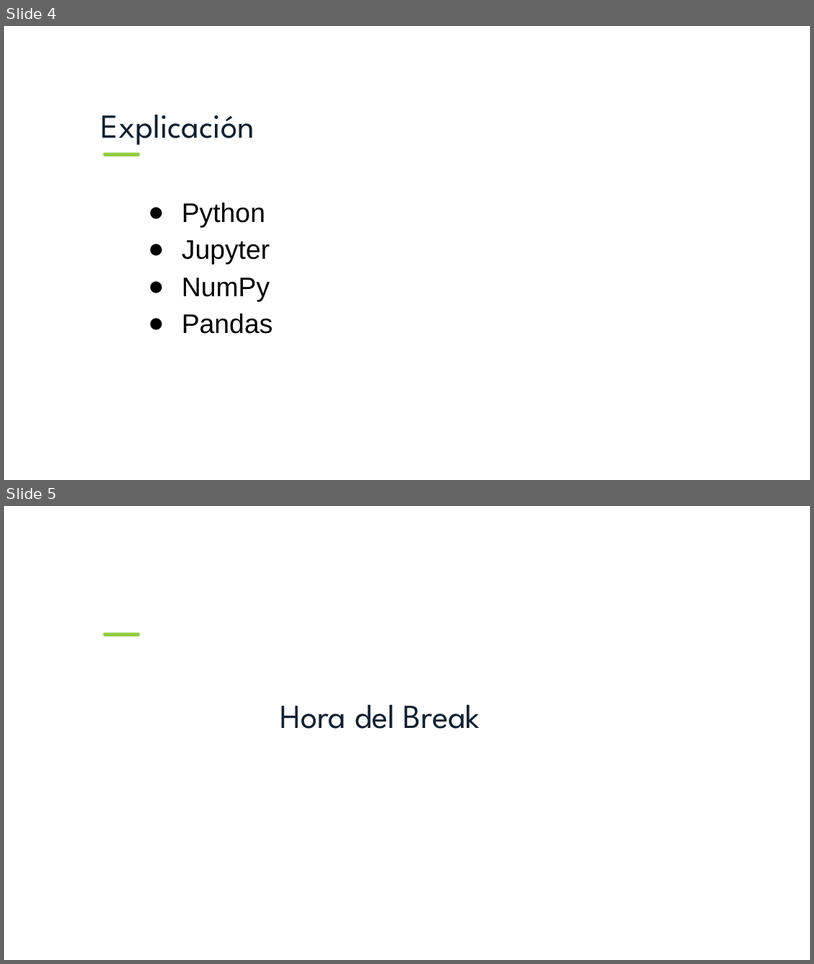
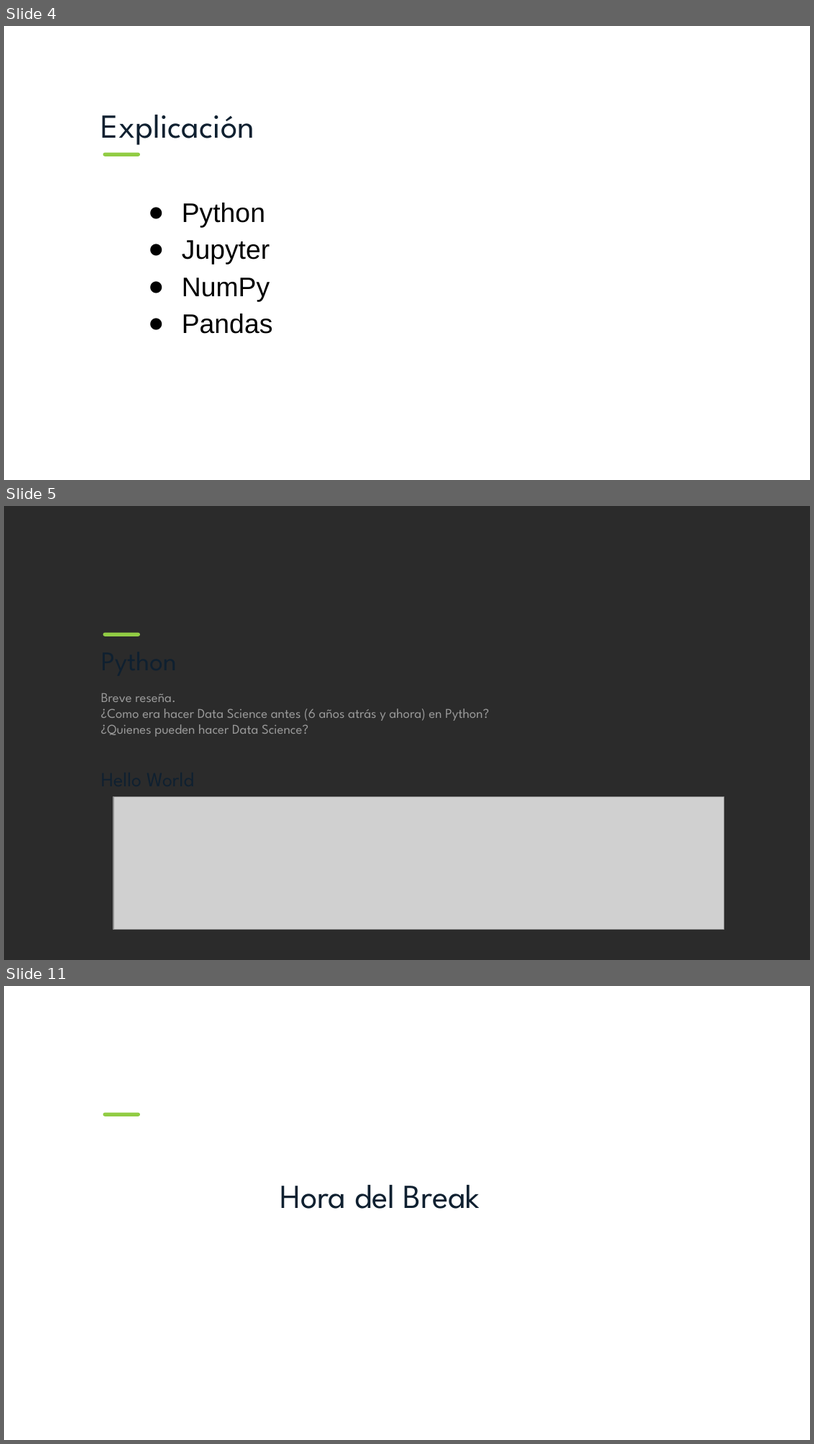
Before and after one commit to ariosramirez/ciencia_datos_acamica_cordoba, a slide deck: Unidad 1/Recursos/Clase 2 - Clase Data Science.pptx. Shown one above the other, each under a label of ours: slides 4 and 5 before the commit, slides 4, 5 and 11 after it; the slides between them are not shown. The pictures are 814x964 and 814x1444 pixels, drawn with LibreOffice and Linux fonts; fonts in the diff are those of the drawing; grey boxes stand for pictures; background and template pictures are left out; a plain dark background stands for a picture behind light text. Boxes give left, top, right and bottom in pixels: in the first picture for what was removed or moved away, otherwise in the second. Text is boxed around its words. In the diff, an @@ line names an element or a change of style, - is before the commit and + after.

```diff
--- a/Unidad 1/Recursos/Clase 2 - Clase Data Science.pptx
+++ b/Unidad 1/Recursos/Clase 2 - Clase Data Science.pptx
@@ slide 5 added at <box>4,506,810,960</box>, background picture (left out) @@
@@ rounded rectangle added at <box>103,633,140,636</box>, fill #91CC44 @@
@@ text added at <box>101,693,442,736</box>, 12 pt, text #999999 @@
+Breve reseña.
+¿Como era hacer Data Science antes (6 años atrás y ahora) en Python?
+¿Quienes pueden hacer Data Science?
@@ text added at <box>445,708,489,721</box>, 24 pt, text #0F2030 @@
+Python
@@ text added at <box>93,768,217,789</box>, 18 pt, text #0F2030 @@
+Hello World
@@ picture added at <box>113,796,724,929</box> @@
@@ what was slide 5 is now slide 11 @@
```
Also in this commit, not shown: 1 slide changed, 5 other slides added.
